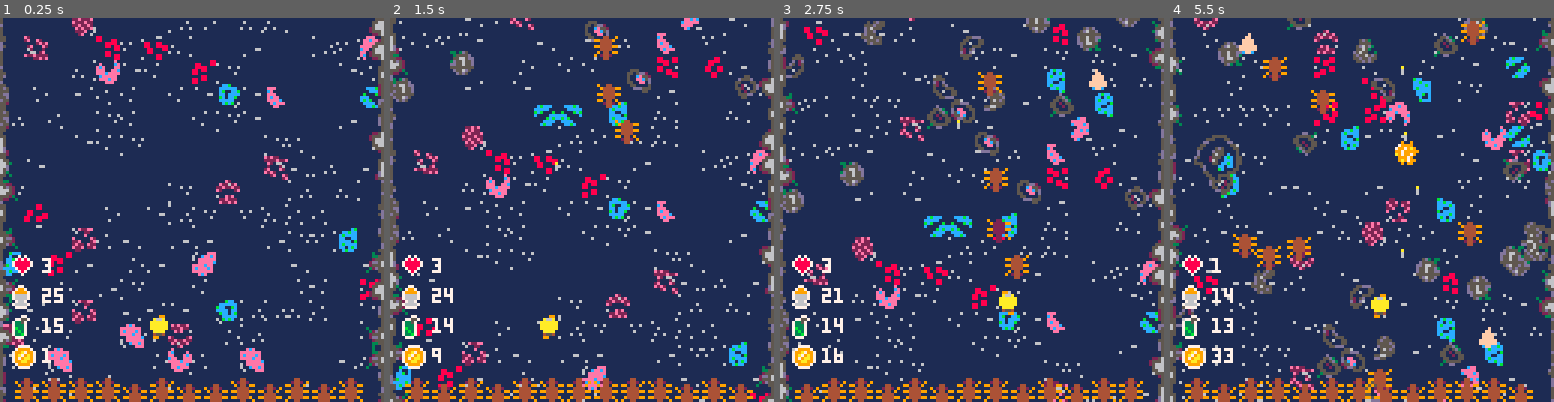
Above: before the commit, frames 1-4 (left to right).
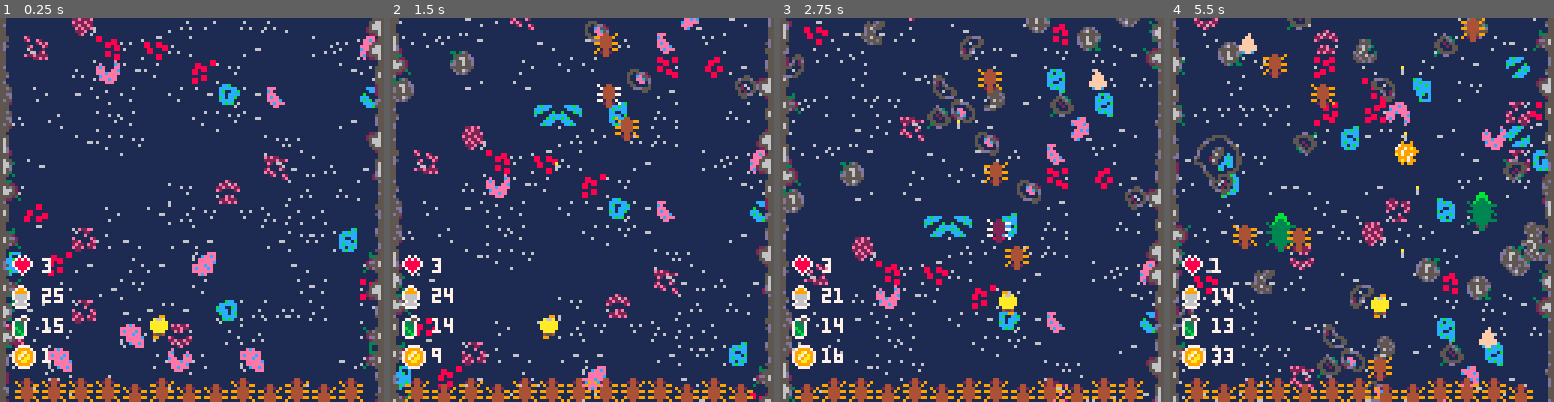
Above: after the commit, the same moments.

Repository: Mister-Oatbread/pico8_drg_game
Game: PICO-8 cartridge drg.p8
Same seed, same stepped clock (60 frames per second), same inputs: the game is played once before the commit and once after it.
Inputs:
- Up to frame 1 (0.25 s): no input
- Up to frame 2 (1.5 s): tap X (X key) at 0.33, 1.07 s; tap O (Z key) at 0.7 s
- Up to frame 3 (2.75 s): hold Right 1.6-2.1 s; tap O (Z key) at 1.7, 2.1, 2.5 s; tap X (X key) at 1.85 s; hold Up 2.15-2.42 s; hold Right from 2.47 s (still down)
- Up to frame 4 (5.5 s): tap O (Z key) every 0.4 s from 2.9 to 5.3 s; tap X (X key) at 2.97, 4.08, 5.2 s; release Right at 3.03 s; hold Left 3.08-3.58 s; hold Down 3.63-3.97 s; hold Right 4.02-4.68 s; hold Up 4.73-5.03 s; hold Left from 5.08 s (still down)

The runs differ from the first frame. In frame 1, 3.3% of the frame differs, in the area x 0-100%, y 0-100%; in frame 2, 3.5%; in frame 3, 3.8%; in frame 4, 5.8%.

Commit message:
added praetorians and macteras

Diff:
--- a/creatures.lua
+++ b/creatures.lua
@@ -74,11 +74,10 @@
     local y = y;
     local damaged_since = 0;
     local was_damaged = false;
-    local x_flip = false;
+    local x_flip = rnd(2) < 1;
     local health = 20;
     local alive = true;
-    local creature_damage = 0;
-    local hitbox={x={2,7},y={1,7}};
+    local creature_damage = 0; local hitbox={x={2,7},y={1,7}};
     function animate()
         y += 1;
 
@@ -141,7 +140,7 @@
     local hitbox={x={1,8},y={1,8}};
     function animate()
         y += 1;
-        if frame%5==0 then y+=1 end;
+        if frame%6==0 then y+=1 end;
 
         display_alt = frame > 15;
         was_damaged, damaged_since = handle_creature_being_damaged(
@@ -223,13 +222,207 @@
     };
 end
 
-function slasher()
-end
-
-function mactera()
-end
-
-function praetorian()
+function slasher(x,y)
+    local frame = 0;
+    local x = x;
+    local y = y;
+    local damaged_since = 0;
+    local display_alt = false;
+    local was_damaged = false;
+    local health = 50;
+    local alive = true;
+    local creature_damage = 2;
+    local hitbox={x={1,8},y={1,8}};
+    function animate()
+        y += 1;
+        if frame%5==0 then y+=1 end;
+
+        display_alt = frame > 15;
+        was_damaged, damaged_since = handle_creature_being_damaged(
+            was_damaged, damaged_since);
+        frame = (frame+1)%30;
+    end
+    function damage(damage_received)
+        was_damaged = true;
+        health -= damage_received;
+        if (health <= 0) then
+            alive = false;
+        end
+    end
+    function draw()
+        local sprite;
+        if was_damaged then
+            sprite=creature_sprites.slasher.damaged;
+            x_flip = display_alt;
+        else
+            sprite=creature_sprites.slasher.default;
+            x_flip = display_alt;
+        end
+        spr(sprite,x,y,1,1,x_flip,false);
+    end
+    function x_coord() return x end;
+    function y_coord() return y end;
+    function is_alive() return alive end;
+    return {
+        x_coord=x_coord,
+        y_coord=y_coord,
+        animate=animate,
+        damage=damage,
+        creature_damage=creature_damage,
+        draw=draw,
+        hitbox=hitbox,
+        is_alive=is_alive,
+    };
+end
+
+function mactera(x,y)
+    local sprite = creature_sprites.mactera.default;
+    local frame = 0;
+    local x = x;
+    local y = y;
+    local damaged_since = 0;
+    local was_damaged = false;
+    local x_flip = false;
+    local health = 20;
+    local alive = true;
+    local creature_damage = 0;
+    local hitbox={x={2,7},y={1,7}};
+    function animate()
+        y += 1;
+        if frame%2==0 then y+=1 end;
+        if frame%3==0 then x-=sgn(x-player.x_pos) end;
+        wings_open = frame>15;
+        if was_damaged then
+            if wings_open then
+                sprite = creature_sprites.mactera.damaged;
+            else
+                sprite = creature_sprites.mactera.damaged_alt;
+            end
+        else
+            if wings_open then
+                sprite = creature_sprites.mactera.default;
+            else
+                sprite = creature_sprites.mactera.alt;
+            end
+        end
+        was_damaged, damaged_since = handle_creature_being_damaged(
+            was_damaged, damaged_since);
+        frame = (frame+1)%30;
+    end
+    function damage(damage_received)
+        was_damaged = true;
+        health -= damage_received;
+        if (health <= 0) then
+            alive = false;
+            no_cave_angels_killed = false;
+        end
+    end
+    function draw()
+        spr(sprite,x,y,1,1,x_flip,false);
+    end
+    function x_coord() return x end;
+    function y_coord() return y end;
+    function is_alive() return alive end;
+    return {
+        x_coord=x_coord,
+        y_coord=y_coord,
+        animate=animate,
+        damage=damage,
+        creature_damage=creature_damage,
+        draw=draw,
+        hitbox=hitbox,
+        is_alive=is_alive,
+    };
+end
+
+function praetorian(x,y)
+    local frame = 0;
+    local x = x;
+    local y = y;
+    local damaged_since = 0;
+    local display_alt = false;
+    local was_damaged = false;
+    local health = 80;
+    local alive = true;
+    local creature_damage = 1;
+    local hitbox={x={4,12},y={2,14}};
+    function animate()
+        y += 1;
+        if frame%20==0 then y+=1 end;
+
+        display_alt = frame > 20;
+        was_damaged, damaged_since = handle_creature_being_damaged(
+            was_damaged, damaged_since);
+        frame = (frame+1)%40;
+    end
+    function damage(damage_received)
+        was_damaged = true;
+        health -= damage_received;
+        if (health <= 0) then
+            alive = false;
+            add(creatures, praetorian_cloud(x,y));
+        end
+    end
+    function draw()
+        local sprite;
+        if was_damaged then
+            sprite=creature_sprites.praetorian.damaged;
+            x_flip = display_alt;
+        else
+            sprite=creature_sprites.praetorian.default;
+            x_flip = display_alt;
+        end
+        spr(sprite,x,y,2,2,x_flip,false);
+    end
+    function x_coord() return x end;
+    function y_coord() return y end;
+    function is_alive() return alive end;
+    return {
+        x_coord=x_coord,
+        y_coord=y_coord,
+        animate=animate,
+        damage=damage,
+        creature_damage=creature_damage,
+        draw=draw,
+        hitbox=hitbox,
+        is_alive=is_alive,
+    };
+end
+
+-- praetorian cloud that should spawn after death of praetorian
+function praetorian_cloud(x,y)
+    local frame = 0;
+    local x = x;
+    local y = y;
+    local x_flip = false;
+    local y_flip = false;
+    local alive = true;
+    local creature_damage = 1;
+    local hitbox={x={1,16},y={1,16}};
+    function animate()
+        y += 1;
+        x_flip = (frame%15+30)==0;
+        y_flip = frame%30==0;
+        frame = (frame+1)%60;
+    end
+    function damage(damage_received)
+    end
+    function draw()
+        spr(creature_sprites.praetorian.cloud,x,y,2,2,x_flip,y_flip);
+    end
+    function x_coord() return x end;
+    function y_coord() return y end;
+    function is_alive() return alive end;
+    return {
+        x_coord=x_coord,
+        y_coord=y_coord,
+        animate=animate,
+        damage=damage,
+        creature_damage=creature_damage,
+        draw=draw,
+        hitbox=hitbox,
+        is_alive=is_alive,
+    };
 end
 
 -- handles spawning a creature with correspondig percentages, and
@@ -242,8 +435,14 @@
         creature = loot_bug(x_coord, y_coord);
     elseif decision < creature_spawn_probs[2] then
         creature = cave_angel(x_coord, y_coord);
+    elseif decision < creature_spawn_probs[3] then
+        creature = grunt(x_coord, y_coord);
+    elseif decision < creature_spawn_probs[4] then
+        creature = slasher(x_coord, y_coord);
+    elseif decision < creature_spawn_probs[5] then
+        creature = mactera(x_coord, y_coord);
     else
-        creature = grunt(x_coord, y_coord);
+        creature = praetorian(x_coord, y_coord);
     end
     add(creatures, creature);
 end
@@ -256,7 +455,7 @@
         cave_angel = {default=11,alt=12,damaged=13,damaged_alt=14},
         grunt = {default=1,damaged=2},
         slasher = {default=17,damaged=18},
-        praetorian = {default=3,damaged=5,cloud=5,spit=9},
+        praetorian = {default=3,damaged=5,cloud=7,spit=9},
         mactera = {default=27,alt=28,damaged=29,damaged_alt=30},
     };
 
--- a/drg.p8
+++ b/drg.p8
@@ -93,14 +93,14 @@
 1111611611111111111e1111cbcb1111ee111ece111118811111111111111111500000005550000055000000d000000000000000cd0000000000020000077700
 6111111111111111112211611cccc111ec1111e111881111111111111111111150000000520000005d0000005500000000000000000000000000222000000000
 11111111111111111ee22e1611ccbc111e11111111881111111111111111111150000000500000005d0000005500000000000000000000000000022000000000
-11111111111111111e22e2e111111cb1eee111618811111111111111111111115000000050000000500300005000000000030000000000000000000000000000
-1111111111111111122e222111ccbcc1eceec116881118811111111111111111550000005000000055300000550300000e3e33e0003330000000000000000000
-1111111111111111611e2e111cbcccc1eeeeee161118888111111111111111116500000055000000655000006530000003eeee30003223000033000000000000
-1111111111111111111111111cc11cc1ceeeee11111881881111111111111111650000006500000066d3000065d0000003ecce33032ee2300003aa0000007000
-1111166111111111e211112e1cccc1b11eeceeee111111881111111111111111650000006500000066d0000066d000003eeccee3032ee230000aaaa000077a00
-111111111111111122e22e221cbcccc11eceeece1118811111111111111111116d00000055000000655000006653000003eeee3003222300000aaa0000007000
-16111111111111111e2262e11cc1cbc11eeeeeee1118818811111111111111116d2000005000000055300000655000000e33e3e0003333000000a00000000000
-1111111111111111111e211111cbcc11111ece111111118811111111111111115520000050000000d00000005500000000033000000000000000000000000000
+11111111111111111e22e2e111111cb1eee111618811111111111111500000005000000050000000500300005000000000030000000000000000000000000000
+1111111111111111122e222111ccbcc1eceec116881118811111111150000000550000005000000055300000550300000e3e33e0003330000000000000000000
+1111111111111111611e2e111cbcccc1eeeeee161118888111111111500000006500000055000000655000006530000003eeee30003223000033000000000000
+1111111111111111111111111cc11cc1ceeeee11111881881111111150000000650000006500000066d3000065d0000003ecce33032ee2300003aa0000007000
+1111166111111111e211112e1cccc1b11eeceeee111111881111111150000000650000006500000066d0000066d000003eeccee3032ee230000aaaa000077a00
+111111111111111122e22e221cbcccc11eceeece1118811111111111500000006d00000055000000655000006653000003eeee3003222300000aaa0000007000
+16111111111111111e2262e11cc1cbc11eeeeeee1118818811111111500000006d2000005000000055300000655000000e33e3e0003333000000a00000000000
+1111111111111111111e211111cbcc11111ece111111118811111111500000005520000050000000d00000005500000000033000000000000000000000000000
 1111111111111111e2e221111111ccb111eec1111111111111111111000000005200000050000000d000000050000000000cc000000000000000000000000000
 11111111111111112222e22e1cccbcc111eeeee1188111881111111100000000520000005500030050000000d000000000eccce0003ee3000300000000000000
 11116111111111111e2166111cbcccc11eceeec11888818811111111000000005200000055d230005d000000d00000000ceccee0033223300330000000000000
--- a/game.lua
+++ b/game.lua
@@ -16,9 +16,12 @@
 
         creature_spawn_rate = .06;
         creature_spawn_ratios = {
-            1, -- loot bug
+            8, -- loot bug
             0, -- cave angel
-            1, -- grunt
+            8, -- grunt
+            0, -- slasher
+            0, -- mactera
+            1, -- praetorian
         };
         resource_spawn_ratios = {
             1, -- red_sugar
@@ -31,9 +34,12 @@
 
         creature_spawn_rate = .06;
         creature_spawn_ratios = {
-            2, -- loot bug
+            3, -- loot bug
             1, -- cave angel
             10, -- grunt
+            2, -- slasher
+            2, -- mactera
+            1, -- praetorian
         };
         resource_spawn_ratios = {
             1, -- red_sugar
--- a/main.lua
+++ b/main.lua
@@ -31,9 +31,10 @@
     camera(101,101);
 
     draw_map();
+    draw_wall();
     draw_obstacles();
+    draw_super_wall();
     draw_resources();
-    draw_wall();
     draw_creatures();
     draw_bullets();
     draw_player();
--- a/map.lua
+++ b/map.lua
@@ -56,8 +56,10 @@
         136,138,152,154,168,170,184,186,
         137,139,153,155,169,171,185,187,
     };
+    super_wall_sprite = 167;
     terrain = {};
     walls = {};
+    super_walls = {};
 
     camera_position = {x_coord=101, y_coord = 101};
 
@@ -75,14 +77,25 @@
     end
 
     -- initialize walls with random sprite
-    x_coord = 101;
+    x_coord = 102;
     y_coord = 91;
     while (x_coord < 228) do
         while (y_coord < 228) do
             add(walls, _produce_wall_entity(x_coord, y_coord));
-            y_coord += 8
+            y_coord += 8;
         end
-        x_coord += 120;
+        x_coord += 118;
+        y_coord = 91;
+    end
+
+    x_coord = 101;
+    y_coord = 91;
+    while (x_coord < 238) do
+        while (y_coord < 238) do
+            add(super_walls, {x=x_coord, y=y_coord});
+            y_coord += 8;
+        end
+        x_coord += 127;
         y_coord = 91;
     end
 end
@@ -127,3 +140,9 @@
         spr(sprite,x_coord,y_coord,1,1,x_flip,y_flip);
     end
 end
+
+function draw_super_wall()
+    for wall in all(super_walls) do
+        spr(super_wall_sprite,wall.x,wall.y,1,1,false,false);
+    end
+end
--- a/resources.lua
+++ b/resources.lua
@@ -96,6 +96,7 @@
                 end
                 if resources[i].sprite == player_sprites.idle.standing then
                     give_ammo(1);
+                    player.points+=100;
                     no_driller_drilled = false;
                 end
 
